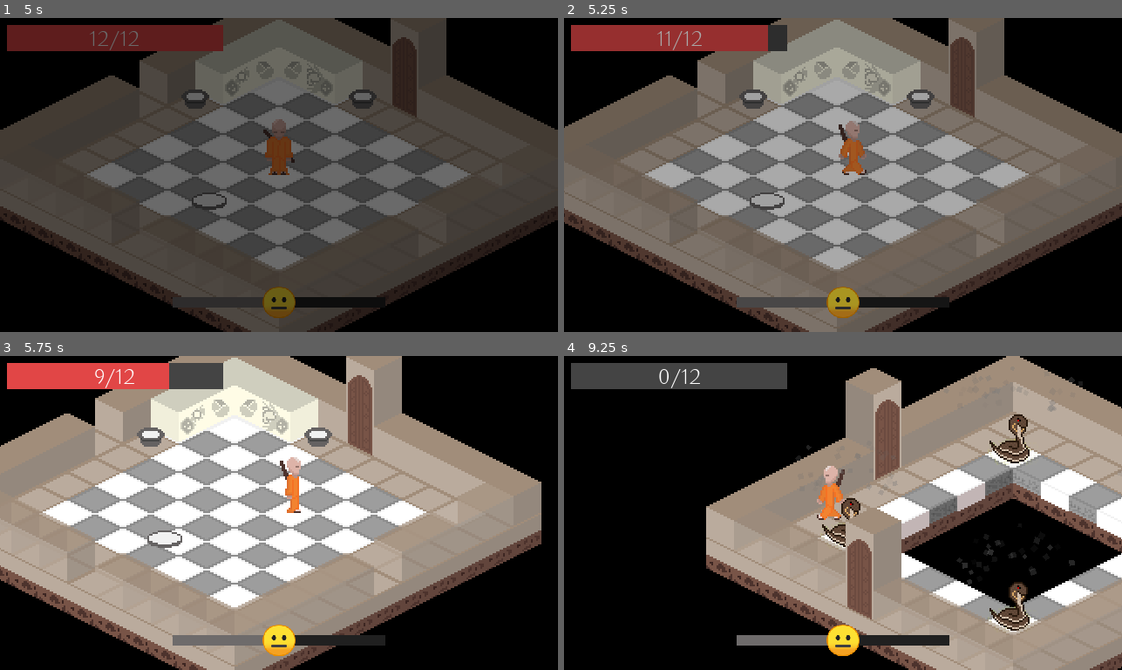
Above: before the commit, frames 1-4 (two rows, left to right).
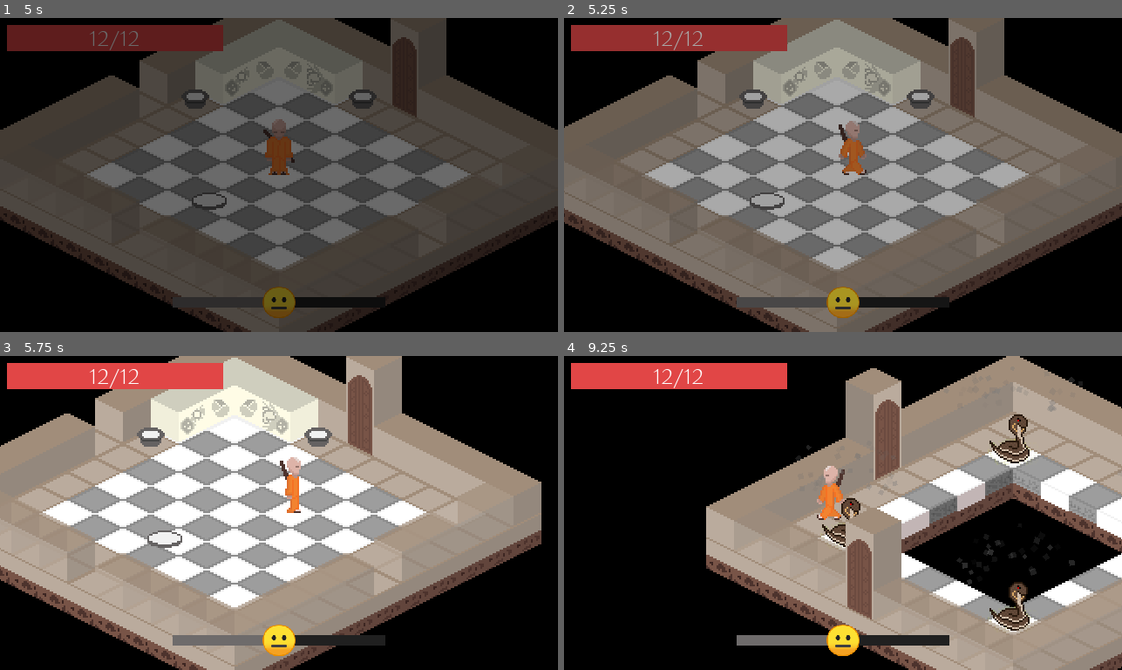
Above: after the commit, the same moments.

Repository: ColmeiaUDESC/gamejaaj6
Game: Godot game, scene res://Cenas/MenuPrincipal.tscn
Two runs of this game, one before a commit and one after it. Both use one fixed random seed, a clock stepped at 60 frames per second and the inputs below.
Inputs (mouse positions are in pixels of both pictures, inside the frame that each line leads up to):
- Up to frame 1 (5 s): click "Jogar" at 0.5 s; click "Voltar" at 1.25 s; click "Jogar" at 2 s; click "Save 1" at 2.75 s; click "Novo Jogo" at 3.5 s; click "Novo Jogo" at 4.25 s
- Up to frame 2 (5.25 s): tap Enter at 5 s; move the mouse to (965, 159) at 5.02 s; hold D (andar_pra_direita) from 5.03 s (still down); tap Space (ui_select) at 5.1 s
- Up to frame 3 (5.75 s): keep holding D (andar_pra_direita); tap Space (ui_select) at 5.27, 5.57 s
- Up to frame 4 (9.25 s): move the mouse to (731, 528) at 5.77 s; release D (andar_pra_direita) at 5.78 s; hold S (andar_pra_baixo) 5.78-6.53 s; click (731, 528) at 5.85 s; tap Space (ui_select) at 6.02, 6.05, 6.32, 6.8, 7.52, 7.55, 7.82, 8.1, 8.27, 8.57, 9.02, 9.05 s; move the mouse to (898, 443) at 6.52 s; hold D (andar_pra_direita) 6.53-7.28 s; hold Right mouse button (ataque_purificacao) 6.53-7.28 s; move the mouse to (815, 575) at 7.27 s; hold W (andar_pra_cima) 7.28-8.03 s; tap Enter at 7.35 s; move the mouse to (1010, 560) at 8.02 s; hold A (andar_pra_esquerda) from 8.03 s (still down); move the mouse to (675, 465) at 8.77 s; click (675, 465) at 8.85 s

Frame 1 is identical in both runs. In frame 2, 0.4% of the frame differs, in the area x 16-40%, y 2-11%; in frame 3, 1.0%; in frame 4, 3.2%, in the area x 1-40%, y 2-11%.

Commit message:
Arrumar #60

Diff:
--- a/Instanciaveis/Scripts/Jogador.gd
+++ b/Instanciaveis/Scripts/Jogador.gd
@@ -55,10 +55,6 @@
 	movimento = direcao.normalized() * velocidade
 	movimento = move_and_slide(movimento)
 
-	# Debug
-	if Input.is_action_just_pressed("ui_select"):
-		vida_atual -= 1
-
 	_gerenciar_ataque_offensivo()
 	_gerenciar_ataque_passivo(delta)
 	_gerenciar_animacoes()
